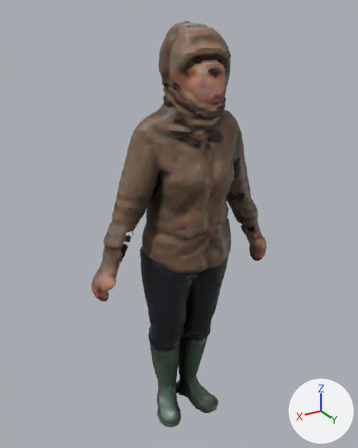
Renders of the glTF model public/models/ma/nhanvat/tp-006.glb from each side of a commit.
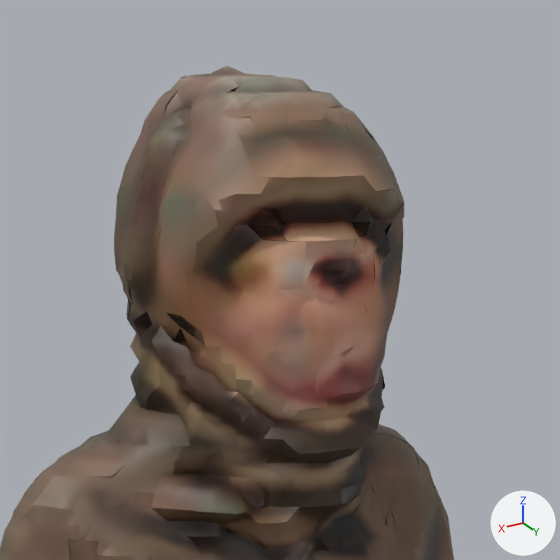
Old and new are each drawn whole from a 50 mm lens placed at (0.903, 1.45, 1.629), pointed at (0.009, -0.039, 0.884) and again close up on the part from 36% to 75% of the width and 1% to 32% of the height. Lighting does not change. The marker at lower right points along +X, +Y and +Z. The last two pictures show the newer version. Vertices at exactly the same position are counted once.

Names of what the first close-up shows: 'Body'.
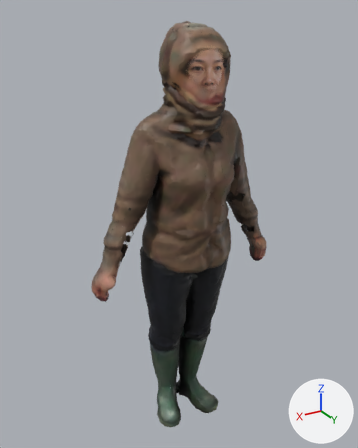
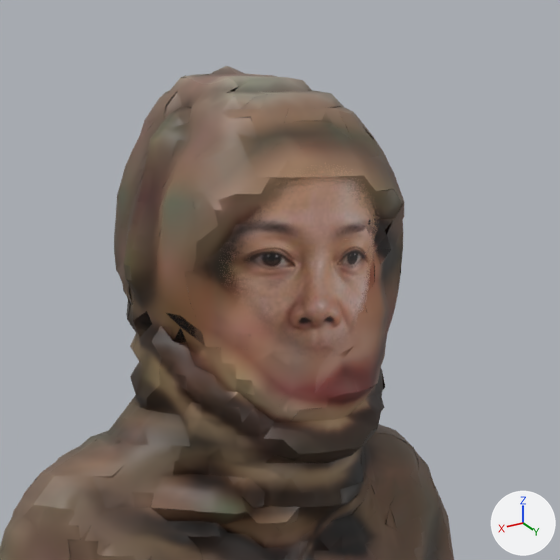
Location of each change, [x1, y1, x2, y2] in pixels of the close-ups (560 x 560 px):
part 1 of me_body, added (brown)
    after: [219, 163, 380, 359]

The change in detail:
Picture 'mat-2d' (img_mat_2d) is new.
Material 'Face2D' (mat_face2d) is new.
Uses the picture img_mat_2d.
me_body is used by ob_body; location (0.0, 0.0, 0.0).
me_body had 11674 vertices, 15505 faces and spanned x -0.37..0.38, y -0.14..0.15, z 0.0..1.6.
me_body now has 12626 vertices, 17287 faces and spans x -0.37..0.38, y -0.14..0.15, z 0.0..1.6.
me_body part 1: a new loose piece of 952 vertices spanning x -0.06..0.07, y 0.09..0.15, z 1.39..1.55, in mat_face2d.
me_body gains material mat_face2d.
